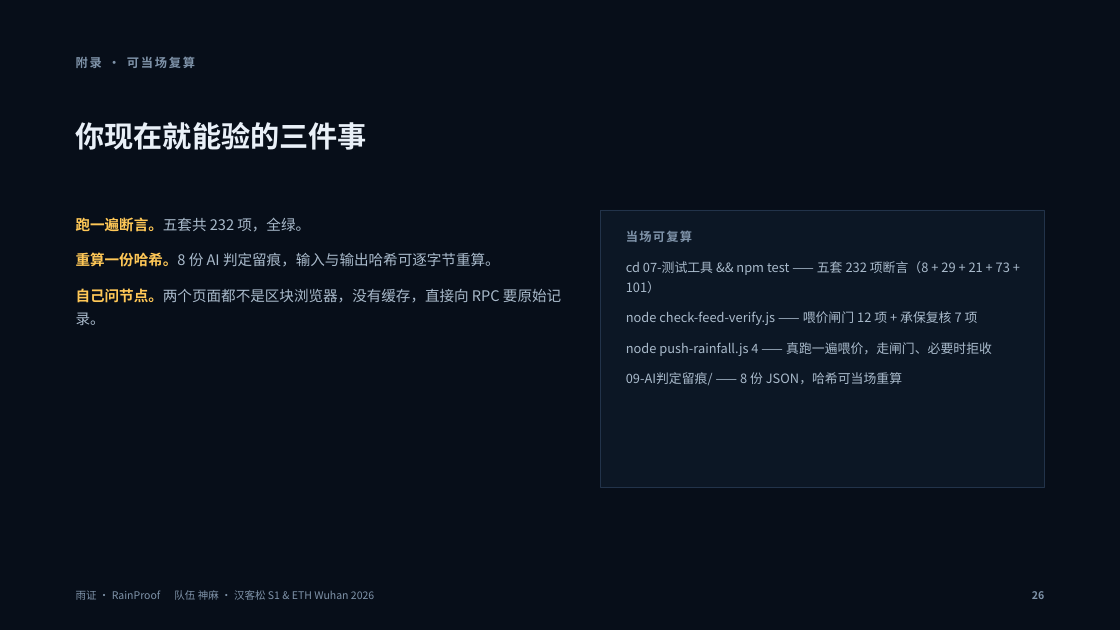
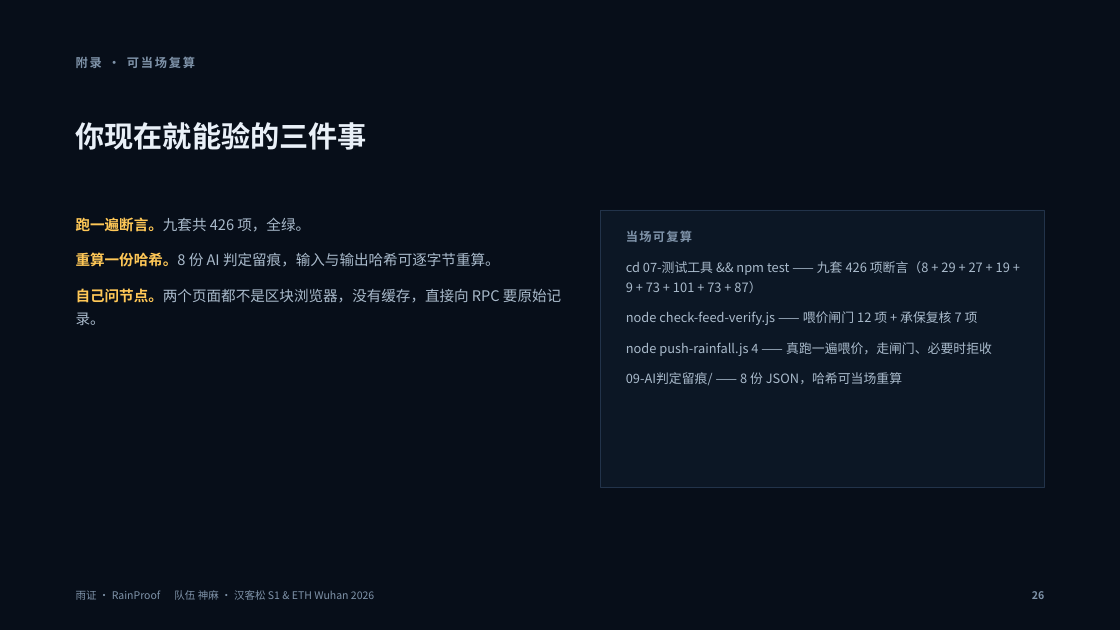
Before and after one commit to juice-butterfly/rainproof, a slide deck: slide 26 of 提交材料/雨证-路演PPT.pptx. Drawn at 1120x630 pixels with LibreOffice and Linux fonts; fonts in the diff are those of the drawing. Boxes give left, top, right and bottom in pixels: in the first picture for what was removed or moved away, otherwise in the second. Text is boxed around its words. In the diff, an @@ line names an element or a change of style, - is before the commit and + after.

Commit message:
[A] 审计A侧处置文档 + 计数同步（九道 426 项）+ 重出 PPT
- 新增 02-作战与答辩/审计报告-A侧处置-2026-10-07.md：逐条 A1–A9 处置、
  968 真实 gas 实测（喂价 47,719–47,731 / 判定 122,885–122,897 /
  赔付 84,380–93,982）、链上 reserve 真值 0、宽区间 eth_getLogs 不可靠、
  以及给 B 的 gas 价格 20× 落差的证据与建议。
- 02-作战与答辩/决策记录.md 追加一行；下一步计划.md 加 §7.2；
  交接-新会话先读这个.md 修「八道门禁→九道」、PPT 大小 1,075,059 B、
  存证截图 8→9 张，并补关键文件索引与待 B 处置项。
- README.md / PRODUCT.md / DESIGN.md / 提交材料×3 / v3-合约与多签-A回B
  / 04-脚本/make-ppt.py 的断言计数按「保留历史 + 并排现值」改为九道 426 项
  （19 处 / 9 文件）。
- 按新脚本重出 提交材料/雨证-路演PPT.pptx（26 页 / 1,075,059 字节）。

```diff
--- a/提交材料/雨证-路演PPT.pptx
+++ b/提交材料/雨证-路演PPT.pptx
@@ text at [76, 217, 310, 232]: text changed @@
-跑一遍断言。五套共 232 项，全绿。
+跑一遍断言。九套共 426 项，全绿。
@@ text at [626, 261, 1010, 293]: text changed @@
-cd 07-测试工具 && npm test —— 五套 232 项断言（8 + 29 + 21 + 73 + 101）
+cd 07-测试工具 && npm test —— 九套 426 项断言（8 + 29 + 27 + 19 + 9 + 73 + 101 + 73 + 87）
```
Also in this commit, not shown: 12 other files.
